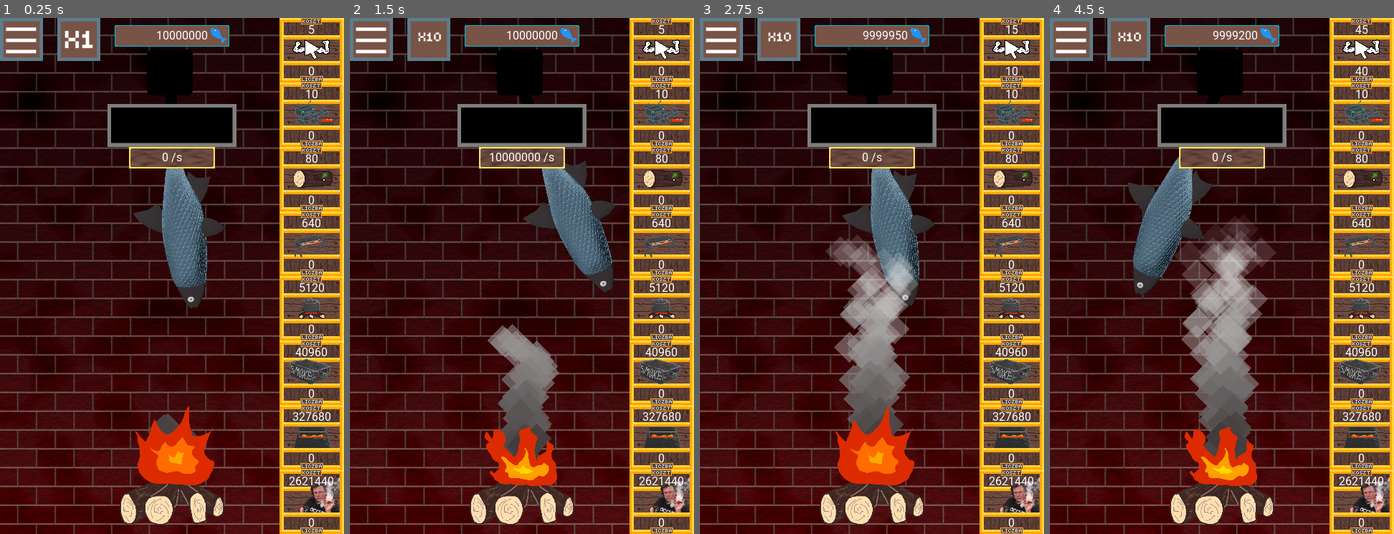
Above: before the commit, frames 1-4 (left to right).
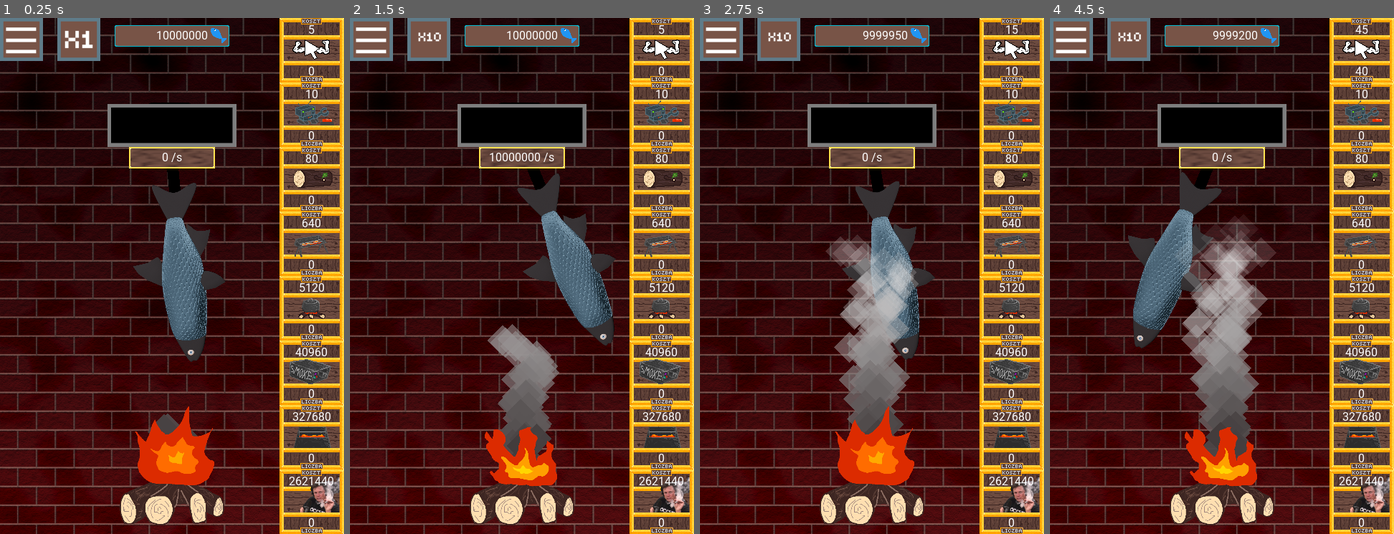
Above: after the commit, the same moments.

Repository: Soleod/GameJam
Game: Godot game, scene res://Main.tscn
Same seed, same stepped clock (60 frames per second), same inputs: the game is played once before the commit and once after it. The engine's default icon, where the game draws it, is replaced by a stand-in: a white triangle on a blue panel in a dark square.
Inputs (mouse positions are in pixels of both pictures, inside the frame that each line leads up to):
- Up to frame 1 (0.25 s): no input
- Up to frame 2 (1.5 s): click (522, 472) at 0.5 s; click (429, 38) at 1.25 s
- Up to frame 3 (2.75 s): click "0" at 2 s
- Up to frame 4 (4.5 s): click "10" at 2.75 s; click "20" at 3.5 s; click "30" at 4.25 s

The runs differ from the first frame. In frame 1, 4.9% of the frame differs, in the area x 38-66%, y 6-67%; in frame 2, 5.9%, in the area x 42-78%, y 6-64%; in frame 3, 4.4%; in frame 4, 5.6%.

Commit message:
Hower na guzikach, muzyka
# Conflicts:
#	WedzarniaSIM/interface/HUD.tscn

Diff:
--- a/WedzarniaSIM/Main.tscn
+++ b/WedzarniaSIM/Main.tscn
@@ -16,6 +16,6 @@
 }
 
 [node name="Fisz" parent="." instance=ExtResource( 1 )]
-position = Vector2( 237, 76 )
+position = Vector2( 237, 150 )
 
 [node name="HUD" parent="." instance=ExtResource( 3 )]
--- a/WedzarniaSIM/interface/HUD.gd
+++ b/WedzarniaSIM/interface/HUD.gd
@@ -178,3 +178,91 @@
 
 		Player.smoked_fisz_currency -= count * cost
 		Player.upgrades_dict["placeholder_1"]["count"] += count
+
+
+func _on_UpgradeButton1_mouse_entered():
+	$Upgrades/UpgradeButton1.rect_scale = Vector2(1.05, 1.05)
+
+
+func _on_UpgradeButton1_mouse_exited():
+	$Upgrades/UpgradeButton1.rect_scale = Vector2(1, 1)
+
+
+func _on_UpgradeButton2_mouse_entered():
+	$Upgrades/UpgradeButton2.rect_scale = Vector2(1.05, 1.05)
+
+
+func _on_UpgradeButton2_mouse_exited():
+	$Upgrades/UpgradeButton2.rect_scale = Vector2(1, 1)
+
+
+func _on_UpgradeButton3_mouse_entered():
+	$Upgrades/UpgradeButton3.rect_scale = Vector2(1.05, 1.05)
+
+
+func _on_UpgradeButton3_mouse_exited():
+	$Upgrades/UpgradeButton3.rect_scale = Vector2(1, 1)
+
+
+func _on_UpgradeButton4_mouse_entered():
+	$Upgrades/UpgradeButton4.rect_scale = Vector2(1.05, 1.05)
+
+
+func _on_UpgradeButton4_mouse_exited():
+	$Upgrades/UpgradeButton4.rect_scale = Vector2(1, 1)
+
+
+func _on_UpgradeButton5_mouse_entered():
+	$Upgrades/UpgradeButton5.rect_scale = Vector2(1.05, 1.05)
+
+
+func _on_UpgradeButton5_mouse_exited():
+	$Upgrades/UpgradeButton5.rect_scale = Vector2(1, 1)
+
+
+func _on_UpgradeButton6_mouse_entered():
+	$Upgrades/UpgradeButton6.rect_scale = Vector2(1.05, 1.05)
+
+
+func _on_UpgradeButton6_mouse_exited():
+	$Upgrades/UpgradeButton6.rect_scale = Vector2(1, 1)
+
+
+func _on_UpgradeButton7_mouse_entered():
+	$Upgrades/UpgradeButton7.rect_scale = Vector2(1.05, 1.05)
+
+
+func _on_UpgradeButton7_mouse_exited():
+	$Upgrades/UpgradeButton7.rect_scale = Vector2(1, 1)
+
+
+func _on_UpgradeButton8_mouse_entered():
+	$Upgrades/UpgradeButton8.rect_scale = Vector2(1.05, 1.05)
+
+
+func _on_UpgradeButton8_mouse_exited():
+	$Upgrades/UpgradeButton8.rect_scale = Vector2(1, 1)
+
+
+func _on_FireButton_mouse_entered():
+	$FireButton.rect_scale = Vector2(1.05, 1.05)
+
+
+func _on_FireButton_mouse_exited():
+	$FireButton.rect_scale = Vector2(1, 1)
+
+
+func _on_BuyModeButton_mouse_entered():
+	$Upgrades/BuyModeButton.rect_scale = Vector2(1.05, 1.05)
+
+
+func _on_BuyModeButton_mouse_exited():
+	$Upgrades/BuyModeButton.rect_scale = Vector2(1, 1)
+
+
+func _on_MenuButton_mouse_entered():
+	$MenuButton.rect_scale = Vector2(1.05, 1.05)
+
+
+func _on_MenuButton_mouse_exited():
+	$MenuButton.rect_scale = Vector2(1, 1)
--- a/WedzarniaSIM/interface/MenuBox.gd
+++ b/WedzarniaSIM/interface/MenuBox.gd
@@ -15,3 +15,23 @@
 
 func _on_MenuButton_pressed():
 	visible = not visible
+
+
+func _on_AchievementButton_mouse_entered():
+	$VBoxContainer/HBoxContainer/AchievementButton.rect_scale = Vector2(1.05, 1.05)
+
+
+func _on_AchievementButton_mouse_exited():
+	$VBoxContainer/HBoxContainer/AchievementButton.rect_scale = Vector2(1, 1)
+
+
+func _on_ExitButton_mouse_entered():
+	$VBoxContainer/HBoxContainer/ExitButton.rect_scale = Vector2(1.05, 1.05)
+
+
+func _on_ExitButton_mouse_exited():
+	$VBoxContainer/HBoxContainer/ExitButton.rect_scale = Vector2(1, 1)
+
+
+func _on_HSlider_value_changed(value):
+	$AudioStreamPlayer2D.volume_db = value
--- a/WedzarniaSIM/interface/MenuBox.tscn
+++ b/WedzarniaSIM/interface/MenuBox.tscn
@@ -1,10 +1,11 @@
-[gd_scene load_steps=6 format=2]
+[gd_scene load_steps=7 format=2]
 
 [ext_resource path="res://interface/default_theme.tres" type="Theme" id=1]
 [ext_resource path="res://interface/images/menu/achievements_bg.png" type="Texture" id=2]
 [ext_resource path="res://interface/images/menu_bg.png" type="Texture" id=3]
 [ext_resource path="res://interface/MenuBox.gd" type="Script" id=4]
 [ext_resource path="res://interface/images/menu/exit_bg.png" type="Texture" id=5]
+[ext_resource path="res://Resources/ryba_intro_loop_2.mp3" type="AudioStream" id=6]
 
 [node name="MenuBox" type="Control"]
 margin_right = 300.0
@@ -64,6 +65,9 @@
 margin_top = 85.0
 margin_right = 260.0
 margin_bottom = 101.0
+min_value = -60.0
+max_value = 20.0
+value = 20.0
 __meta__ = {
 "_edit_use_anchors_": false
 }
@@ -84,6 +88,7 @@
 margin_left = 52.0
 margin_right = 102.0
 margin_bottom = 50.0
+rect_pivot_offset = Vector2( 25, 25 )
 texture_normal = ExtResource( 2 )
 
 [node name="MarginContainer" type="MarginContainer" parent="VBoxContainer/HBoxContainer"]
@@ -107,3 +112,14 @@
 __meta__ = {
 "_edit_use_anchors_": false
 }
+
+[node name="AudioStreamPlayer2D" type="AudioStreamPlayer2D" parent="."]
+position = Vector2( 149, 374 )
+stream = ExtResource( 6 )
+autoplay = true
+
+[connection signal="value_changed" from="VBoxContainer/HSlider" to="." method="_on_HSlider_value_changed"]
+[connection signal="mouse_entered" from="VBoxContainer/HBoxContainer/AchievementButton" to="." method="_on_AchievementButton_mouse_entered"]
+[connection signal="mouse_exited" from="VBoxContainer/HBoxContainer/AchievementButton" to="." method="_on_AchievementButton_mouse_exited"]
+[connection signal="mouse_entered" from="VBoxContainer/HBoxContainer/ExitButton" to="." method="_on_ExitButton_mouse_entered"]
+[connection signal="mouse_exited" from="VBoxContainer/HBoxContainer/ExitButton" to="." method="_on_ExitButton_mouse_exited"]
